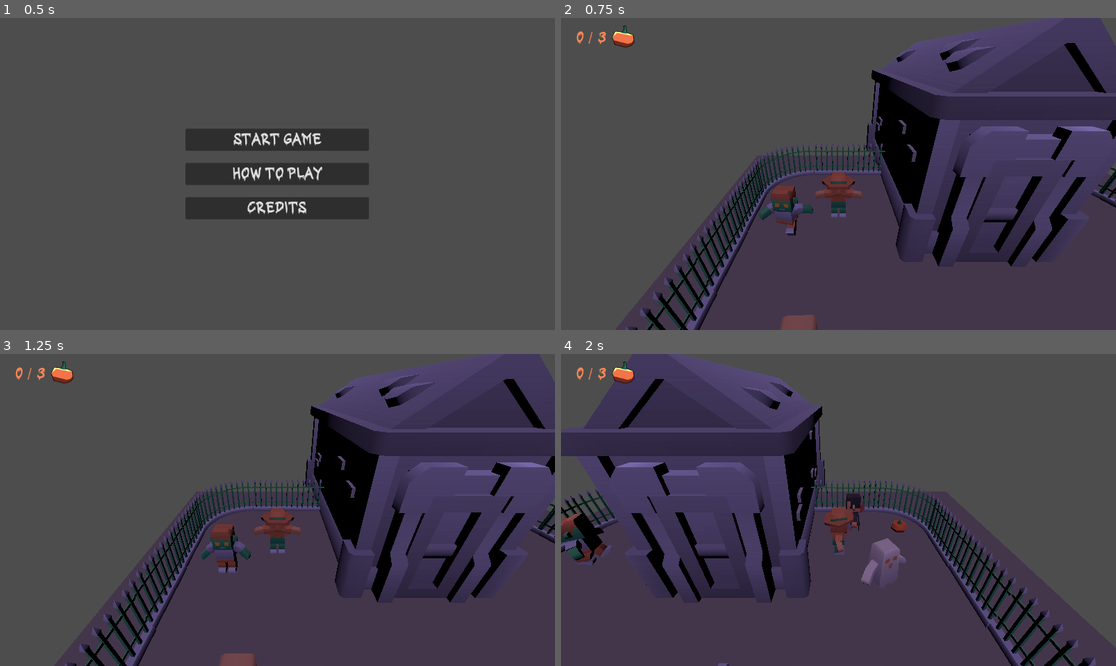
Above: before the commit, frames 1-4 (two rows, left to right).
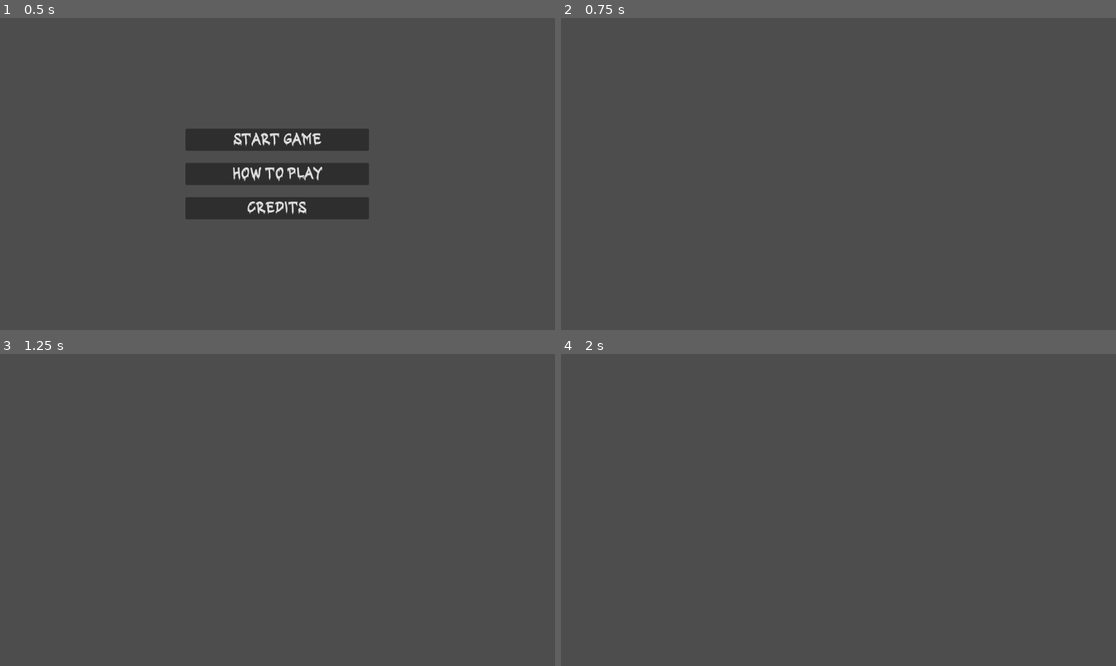
Above: after the commit, the same moments.

Repository: BuendiaGames/SpookyComecocos
Game: Godot game, scene res://core/menu/mainmenu.tscn
Two runs of this game, one before a commit and one after it. Both use one fixed random seed, a clock stepped at 60 frames per second and the inputs below.
Inputs:
- Up to frame 1 (0.5 s): no input
- Up to frame 2 (0.75 s): click "Start game" at 0.5 s
- Up to frame 3 (1.25 s): no input
- Up to frame 4 (2 s): hold Right (ui_right) from 1.28 s (still down)

Frame 1 is identical in both runs. In frame 2, 27% of the frame differs, in the area x 2-100%, y 0-100%; in frame 3, 27%; in frame 4, 27%.

Commit message:
menu lleva a nivel 1

Diff:
--- a/core/menu/mainmenu.gd
+++ b/core/menu/mainmenu.gd
@@ -11,7 +11,7 @@
 
 func _on_start_pressed() -> void:
 	#GameManager.load_game("res://core/levels/nivel1.tscn")
-	GameManager.load_game("res://core/levels/laberinto_prueba.tscn")
+	GameManager.load_game("res://core/levels/nivel1.tscn")
 
 func _on_credits_pressed() -> void:
 	$backgroundtext/columns/center/start.hide()
